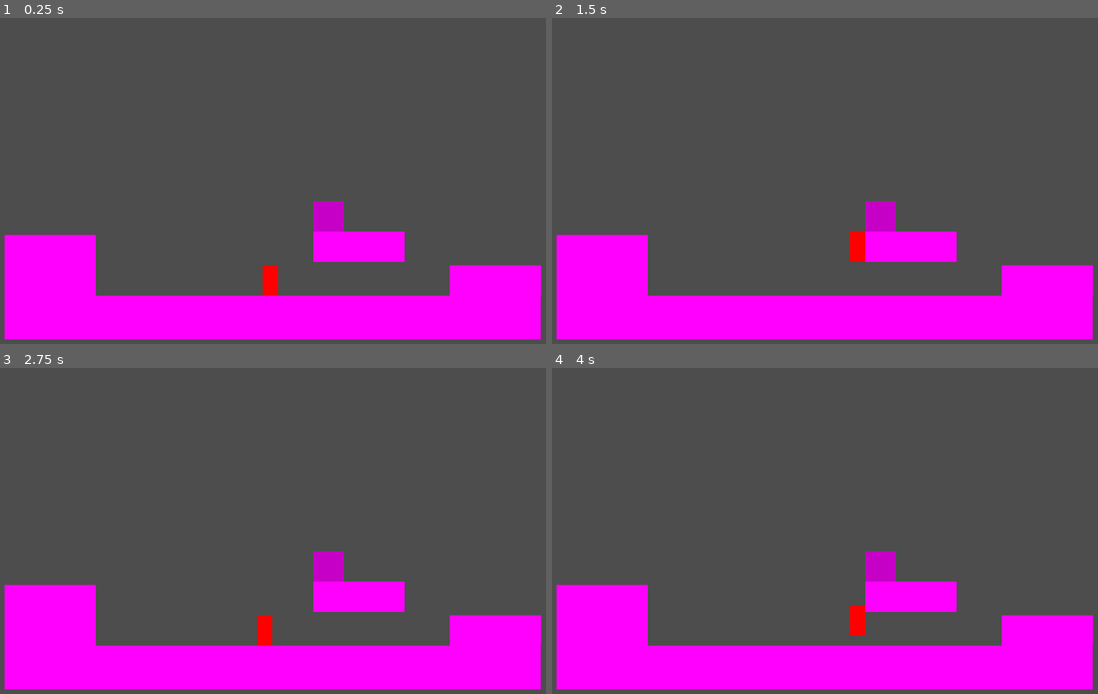
Above: before the commit, frames 1-4 (two rows, left to right).
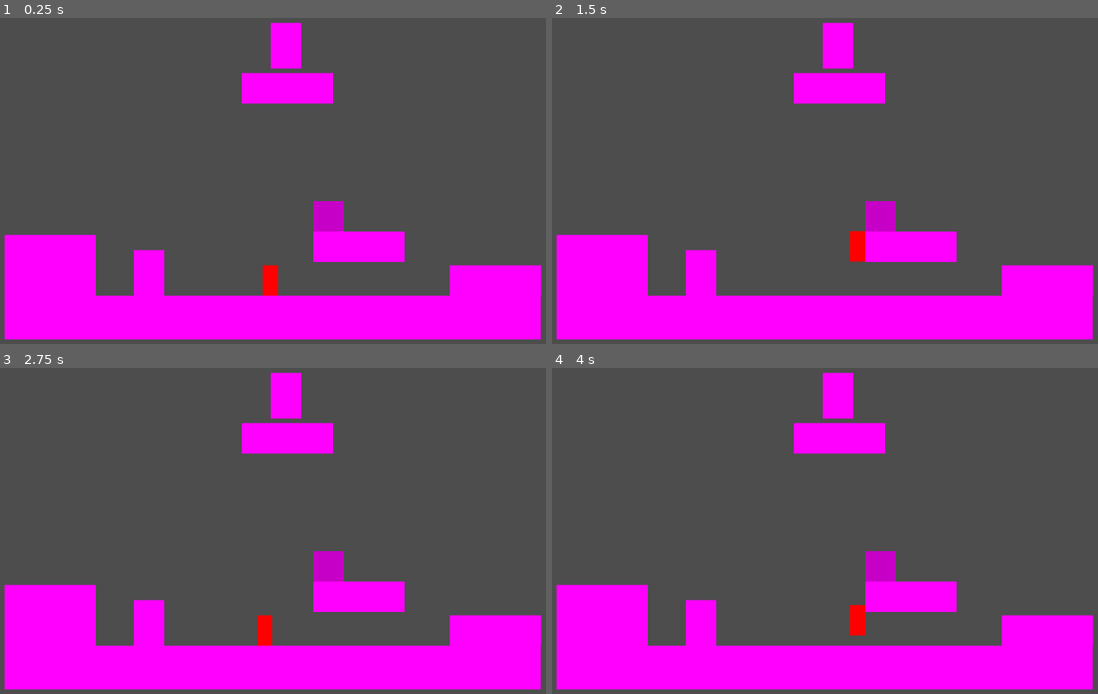
Above: after the commit, the same moments.

Repository: jedim101/2d_platformer
Game: Godot game, scene res://scenes/main.tscn
Same seed, same stepped clock (60 frames per second), same inputs: the game is played once before the commit and once after it.
Inputs:
- Up to frame 1 (0.25 s): no input
- Up to frame 2 (1.5 s): tap Enter at 0.5 s; hold D (move_right) from 0.53 s (still down); tap Space (jump) at 0.77 s
- Up to frame 3 (2.75 s): tap Space (jump) at 1.52 s; release D (move_right) at 2.03 s; hold A (move_left) from 2.03 s (still down)
- Up to frame 4 (4 s): release A (move_left) at 2.78 s; hold D (move_right) from 2.78 s (still down); tap Space (jump) at 3.02, 3.77 s

The runs differ from the first frame. In frame 1, 3.2% of the frame differs, in the area x 24-62%, y 1-86%; in frame 2, 3.2%; in frame 3, 3.2%; in frame 4, 3.2%.
Error after the commit: Parse Error: Expected identifier after "." for attribute access. (res://scenes/portal.gd:15)

Commit message:
attempt portal

Diff:
--- a/scenes/main.tscn
+++ b/scenes/main.tscn
@@ -1,8 +1,9 @@
-[gd_scene load_steps=6 format=3 uid="uid://xi2r5qurslhq"]
+[gd_scene load_steps=7 format=3 uid="uid://xi2r5qurslhq"]
 
 [ext_resource type="PackedScene" uid="uid://bl2qxycacwbyd" path="res://scenes/player.tscn" id="1_v1mwn"]
 [ext_resource type="PackedScene" uid="uid://di88ufajyf6hb" path="res://scenes/box.tscn" id="2_ubbqj"]
 [ext_resource type="PackedScene" uid="uid://c66ah3ds3hirg" path="res://scenes/platform.tscn" id="3_hjiv6"]
+[ext_resource type="PackedScene" uid="uid://be5smo81o07df" path="res://scenes/portal.tscn" id="4_n83ho"]
 
 [sub_resource type="PlaceholderTexture2D" id="PlaceholderTexture2D_fbpuu"]
 
@@ -10,9 +11,6 @@
 size = Vector2(1763, 145)
 
 [node name="Main" type="Node2D"]
-
-[node name="Player" parent="." instance=ExtResource("1_v1mwn")]
-position = Vector2(956, 1326)
 
 [node name="Ground" type="StaticBody2D" parent="."]
 position = Vector2(364, 266)
@@ -25,6 +23,12 @@
 [node name="CollisionShape2D" type="CollisionShape2D" parent="Ground"]
 position = Vector2(600.5, 1132.5)
 shape = SubResource("RectangleShape2D_wktow")
+
+[node name="Portal" parent="." instance=ExtResource("4_n83ho")]
+position = Vector2(558, 1251)
+
+[node name="Portal2" parent="." instance=ExtResource("4_n83ho")]
+position = Vector2(1007, 504)
 
 [node name="Box" parent="." instance=ExtResource("2_ubbqj")]
 position = Vector2(1148, 1065)
@@ -40,3 +44,9 @@
 
 [node name="Platform4" parent="." instance=ExtResource("3_hjiv6")]
 position = Vector2(233, 1176)
+
+[node name="Platform5" parent="." instance=ExtResource("3_hjiv6")]
+position = Vector2(1012, 644)
+
+[node name="Player" parent="." instance=ExtResource("1_v1mwn")]
+position = Vector2(956, 1326)
--- a/scenes/player.tscn
+++ b/scenes/player.tscn
@@ -1,18 +1,27 @@
-[gd_scene load_steps=4 format=3 uid="uid://bl2qxycacwbyd"]
+[gd_scene load_steps=5 format=3 uid="uid://bl2qxycacwbyd"]
 
 [ext_resource type="Script" path="res://scenes/player.gd" id="1_76ret"]
 [ext_resource type="Texture2D" uid="uid://ug7svm2b1mo1" path="res://assets/red.png" id="1_w5xo1"]
 
 [sub_resource type="RectangleShape2D" id="RectangleShape2D_dtwbi"]
 
+[sub_resource type="RectangleShape2D" id="RectangleShape2D_fog1g"]
+size = Vector2(50, 100)
+
 [node name="Player" type="CharacterBody2D"]
 script = ExtResource("1_76ret")
+
+[node name="CollisionShape2D" type="CollisionShape2D" parent="."]
+position = Vector2(2.08165e-12, -50)
+scale = Vector2(2.5, 5)
+shape = SubResource("RectangleShape2D_dtwbi")
 
 [node name="Sprite2D" type="Sprite2D" parent="."]
 position = Vector2(0, -50)
 texture = ExtResource("1_w5xo1")
 
-[node name="CollisionShape2D" type="CollisionShape2D" parent="."]
-position = Vector2(2.08165e-12, -50)
-scale = Vector2(2.5, 5)
-shape = SubResource("RectangleShape2D_dtwbi")
+[node name="Area2D" type="Area2D" parent="."]
+
+[node name="CollisionShape2D" type="CollisionShape2D" parent="Area2D"]
+position = Vector2(0, -50)
+shape = SubResource("RectangleShape2D_fog1g")
--- /dev/null
+++ b/scenes/portal.gd
@@ -0,0 +1,17 @@
+extends Area2D
+
+var disabled = false
+
+func _on_area_entered(area):
+	if disabled:
+		print("disabled")
+		return
+
+	print("hello")
+	for portal in get_tree().get_nodes_in_group("portal"):
+		print(portal)
+		if self != portal:
+			print(portal.global_position)
+			area. = portal.position
+
+	disabled = true
--- /dev/null
+++ b/scenes/portal.tscn
@@ -0,0 +1,20 @@
+[gd_scene load_steps=4 format=3 uid="uid://be5smo81o07df"]
+
+[ext_resource type="Script" path="res://scenes/portal.gd" id="1_dckvb"]
+
+[sub_resource type="PlaceholderTexture2D" id="PlaceholderTexture2D_cgho7"]
+
+[sub_resource type="RectangleShape2D" id="RectangleShape2D_qlicv"]
+size = Vector2(100, 150)
+
+[node name="Portal" type="Area2D" groups=["portal"]]
+script = ExtResource("1_dckvb")
+
+[node name="Sprite2D" type="Sprite2D" parent="."]
+scale = Vector2(100, 150)
+texture = SubResource("PlaceholderTexture2D_cgho7")
+
+[node name="CollisionShape2D" type="CollisionShape2D" parent="."]
+shape = SubResource("RectangleShape2D_qlicv")
+
+[connection signal="area_entered" from="." to="." method="_on_area_entered"]
